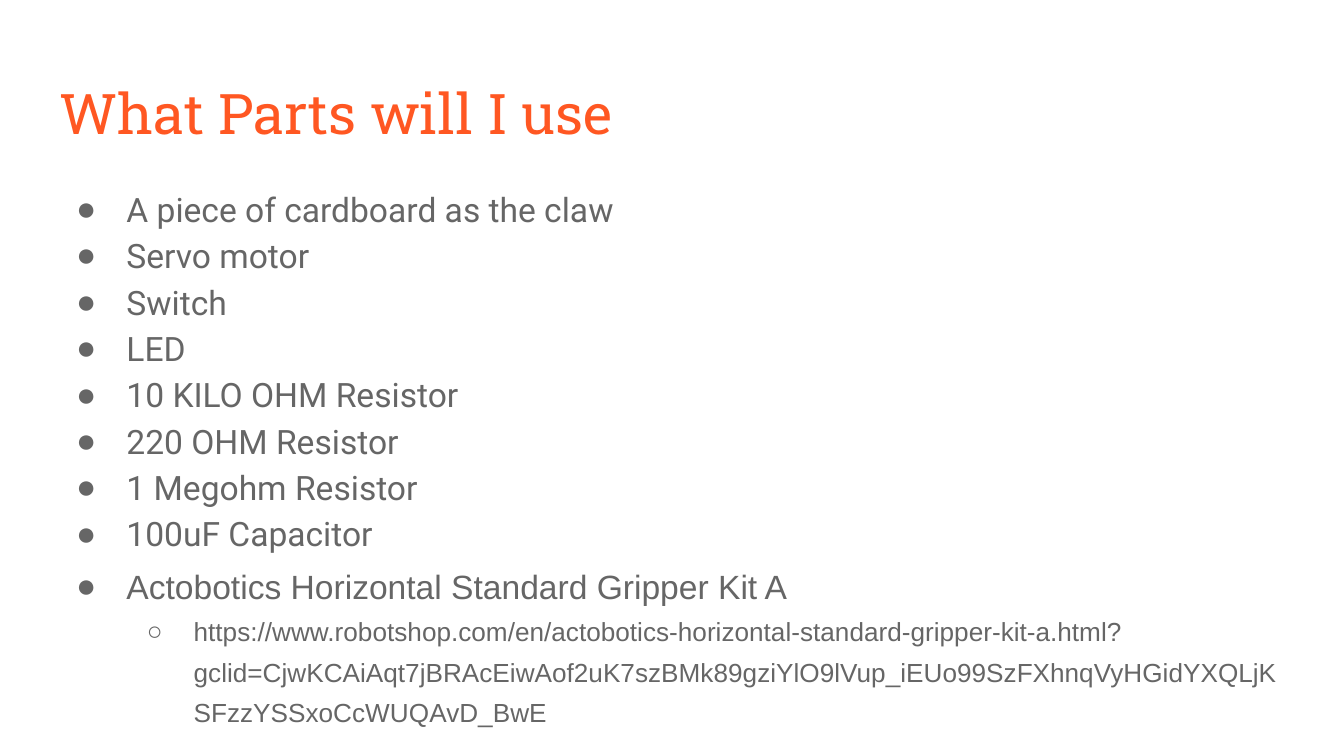
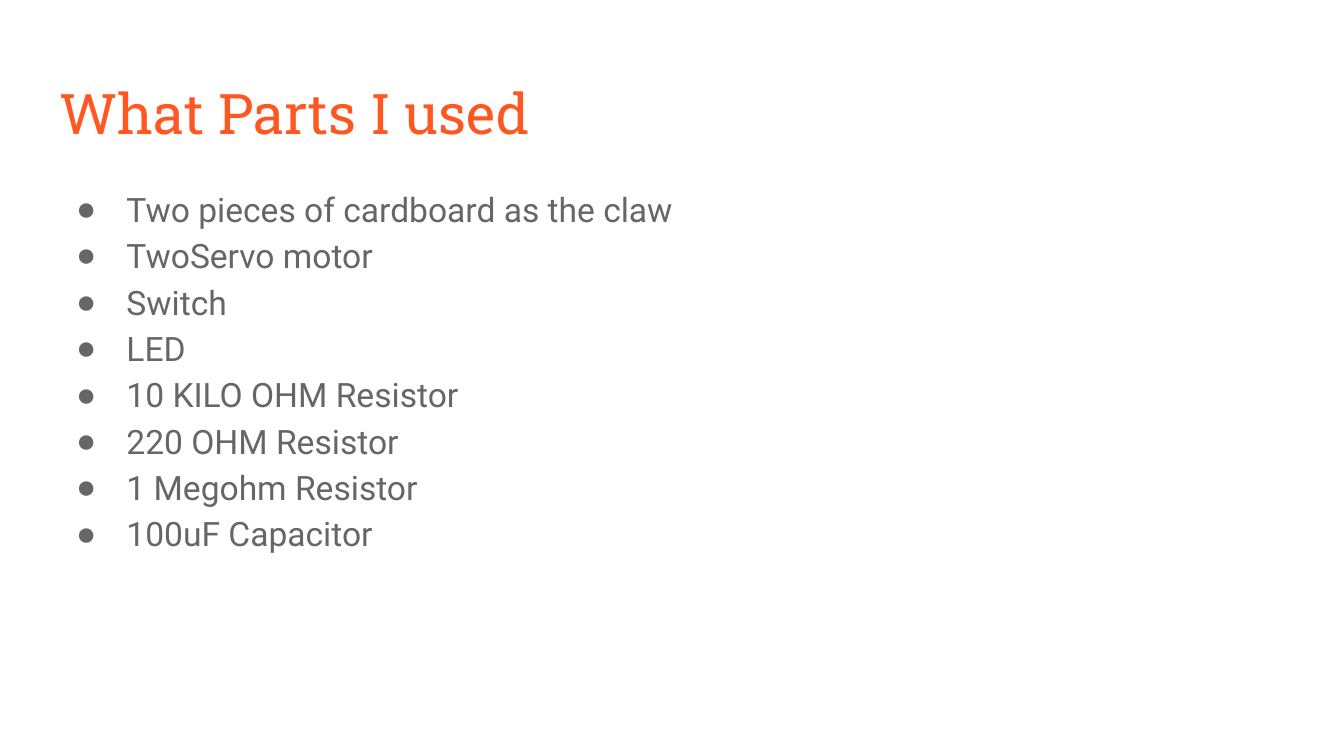
Before and after one commit to ashleycosette/CIM-542--Physical-Computing, a slide deck: slide 4 of Midterm/Midterm Physical Computing.pptx. Drawn at 1344x756 pixels with LibreOffice and Linux fonts; fonts in the diff are those of the drawing. Boxes give left, top, right and bottom in pixels: in the first picture for what was removed or moved away, otherwise in the second. Text is boxed around its words. In the diff, an @@ line names an element or a change of style, - is before the commit and + after.

```diff
--- a/Midterm/Midterm Physical Computing.pptx
+++ b/Midterm/Midterm Physical Computing.pptx
@@ title at bbox=[59, 91, 530, 135]: text changed @@
-What Parts will I use
+What Parts I used
@@ text at bbox=[126, 196, 672, 269]: text changed @@
-● A piece of cardboard as the claw
-● Servo motor
+● Two pieces of cardboard as the claw
+● TwoServo motor
@@ text at bbox=[126, 574, 1276, 727]: paragraphs removed @@
-● Actobotics Horizontal Standard Gripper Kit A
-  ○ https://www.robotshop.com/en/actobotics-horizontal-standard-gripper-kit-a.html?gclid=CjwKCAiAqt7jBRAcEiwAof2uK7szBMk89gziYlO9lVup_iEUo99SzFXhnqVyHGidYXQLjKSFzzYSSxoCcWUQAvD_BwE
```
Also in this commit, not shown: 1 other slide changed, 7 slides added, 19 other files.
